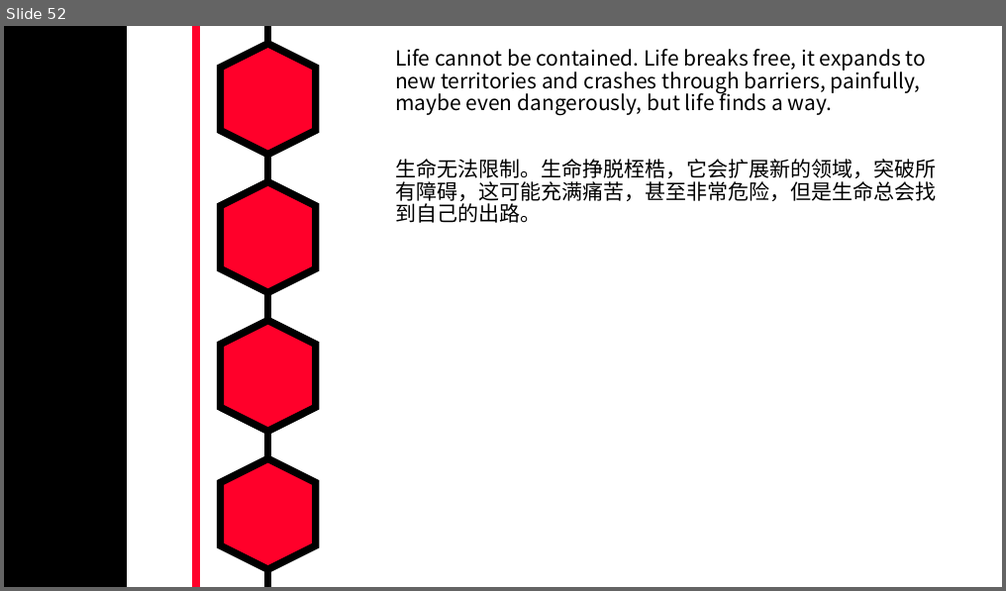
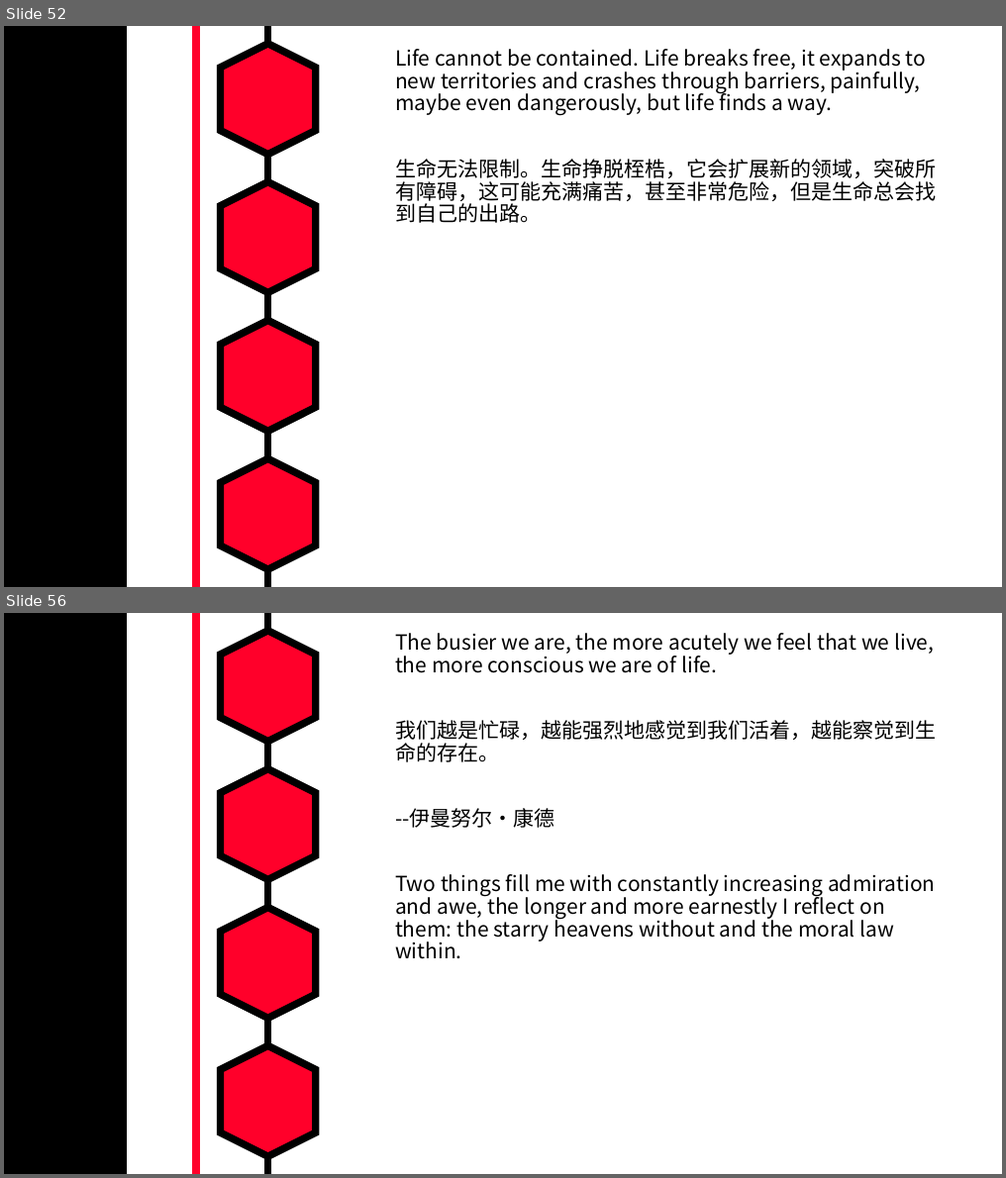
Before and after one commit to MarkShen1992/PPT-template, a slide deck: morning reading/iridescent english sentenses.pptx. Shown one above the other, each under a label of ours: slide 52 before the commit, slides 52 and 56 after it; the slides between them are not shown. The pictures are 1006x591 and 1006x1178 pixels, drawn with LibreOffice and Linux fonts; fonts in the diff are those of the drawing. Boxes give left, top, right and bottom in pixels: in the first picture for what was removed or moved away, otherwise in the second. Text is boxed around its words. In the diff, an @@ line names an element or a change of style, - is before the commit and + after.

```diff
--- a/morning reading/iridescent english sentenses.pptx
+++ b/morning reading/iridescent english sentenses.pptx
@@ slide 56 added at [4, 613, 1002, 1174], background #FFFFFF; not listed: 7 template elements that a slide beside it also shows @@
@@ text added at [395, 633, 937, 959], 20 pt, text #000000 @@
+The busier we are, the more acutely we feel that we live, the more conscious we are of life.
+我们越是忙碌，越能强烈地感觉到我们活着，越能察觉到生命的存在。
+--伊曼努尔·康德
+Two things fill me with constantly increasing admiration and awe, the longer and more earnestly I reflect on them: the starry heavens without and the moral law within.
```
Also in this commit, not shown: 7 other slides added.
